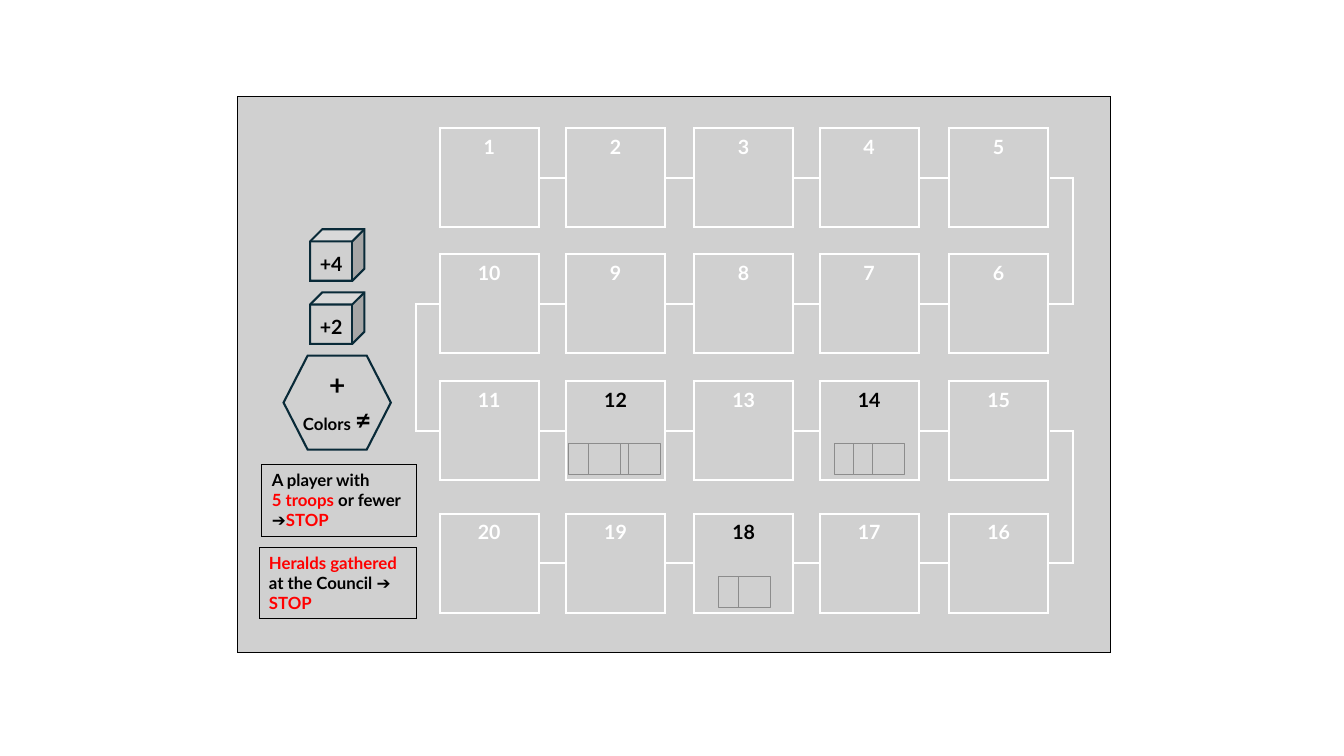
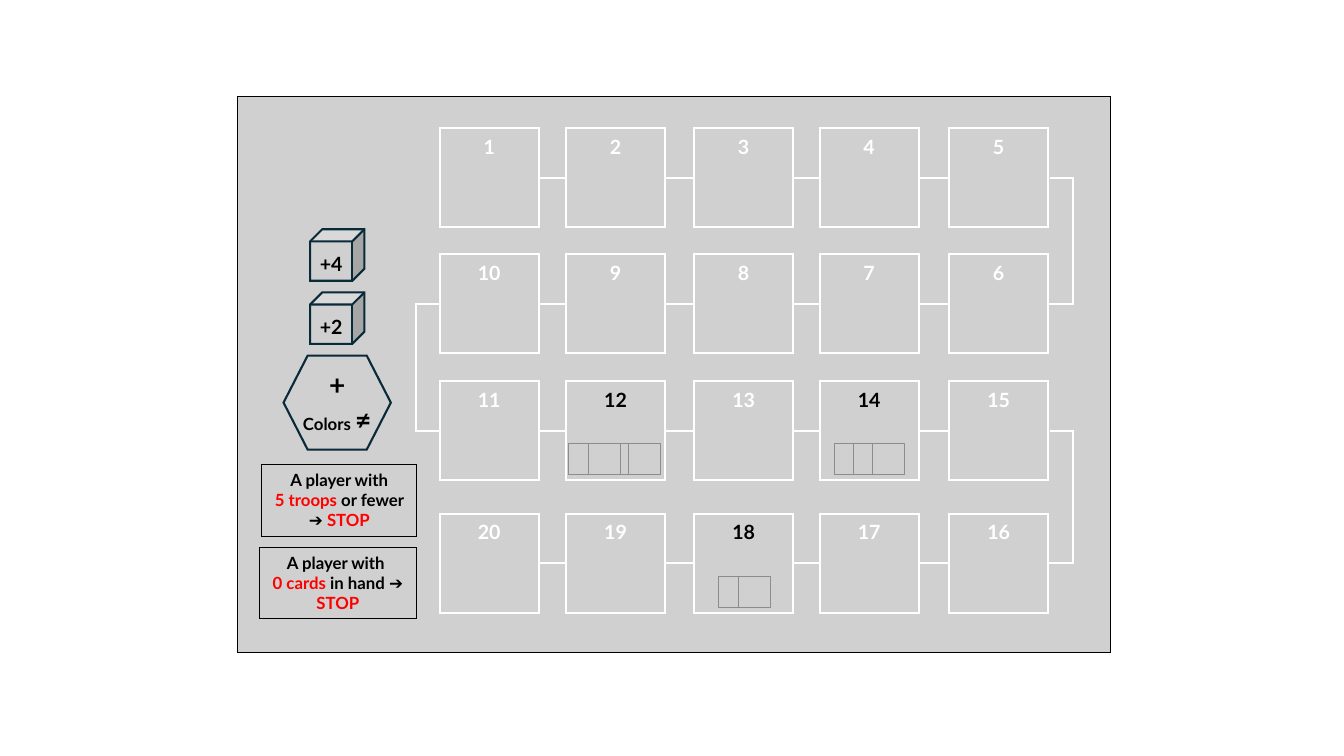
Before and after one commit to LucasBorboleta/Terre-de-Barons, a slide deck: slide 1 of pictures/Score-Track-en/Design-Score-Track.pptx. Drawn at 1344x756 pixels with LibreOffice and Linux fonts; fonts in the diff are those of the drawing; grey boxes stand for pictures. Boxes give left, top, right and bottom in pixels: in the first picture for what was removed or moved away, otherwise in the second. Text is boxed around its words. In the diff, an @@ line names an element or a change of style, - is before the commit and + after.

```diff
--- a/pictures/Score-Track-en/Design-Score-Track.pptx
+++ b/pictures/Score-Track-en/Design-Score-Track.pptx
@@ text in picture at (275, 473, 404, 526): text changed @@
-A player with
-5 troops or fewer ➔STOP
+A player with
+5 troops or fewer ➔ STOP
@@ text in picture at (273, 556, 385, 609): text changed; text colour #FF0000 to #000000 @@
-Heralds gathered at the Council ➔ STOP
+A player with
+0 cards in hand ➔ STOP
```
Also in this commit, not shown: 7 other files.
